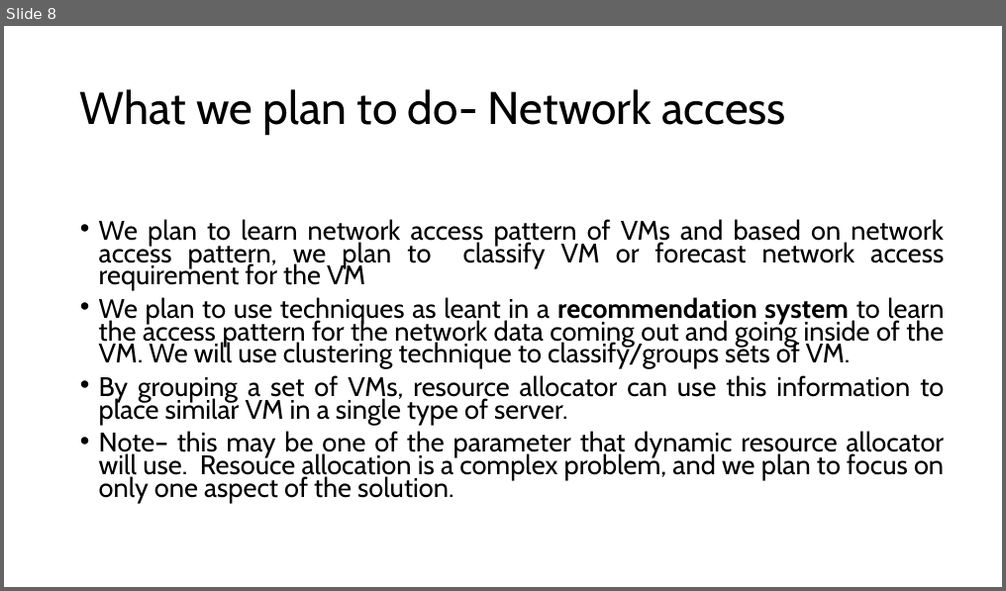
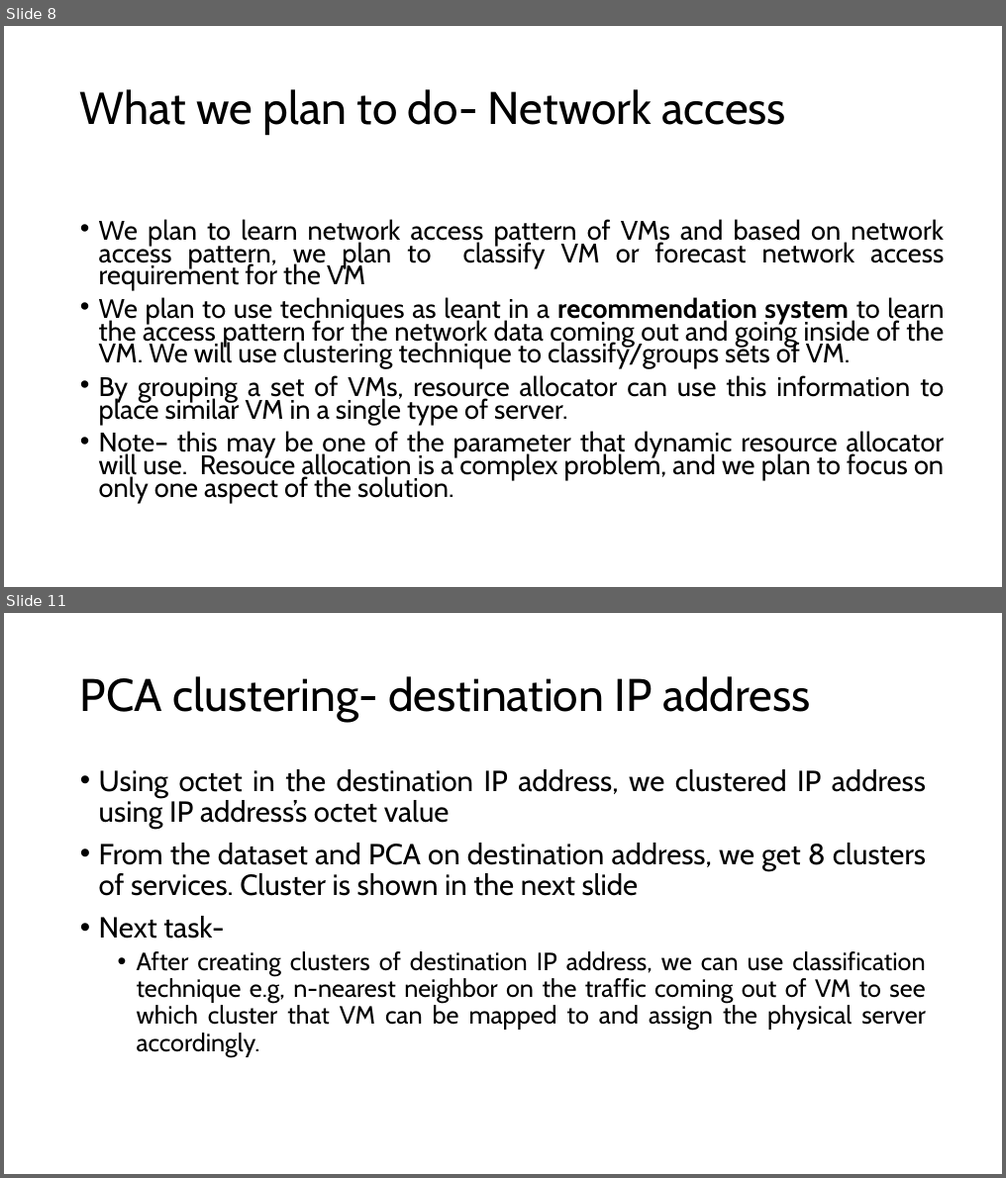
Before and after one commit to ganeriwalg/capstone-project, a slide deck: dra-1.pptx. Shown one above the other, each under a label of ours: slide 8 before the commit, slides 8 and 11 after it; the slides between them are not shown. The pictures are 1006x591 and 1006x1178 pixels, drawn with LibreOffice and Linux fonts; fonts in the diff are those of the drawing. Boxes give left, top, right and bottom in pixels: in the first picture for what was removed or moved away, otherwise in the second. Text is boxed around its words. In the diff, an @@ line names an element or a change of style, - is before the commit and + after.

```diff
--- a/dra-1.pptx
+++ b/dra-1.pptx
@@ slide 11 added at (4,613,1002,1174), background #FFFFFF @@
@@ title added at (80,676,811,722), 44 pt, text #000000 @@
+PCA clustering- destination IP address
@@ text added at (99,769,926,1058), 24 pt, text #000000 @@
+• Using octet in the destination IP address, we clustered IP address using IP address’s octet value
+• From the dataset and PCA on destination address, we get 8 clusters of services. Cluster is shown in the next slide
+• Next task-
+  • After creating clusters of destination IP address, we can use classification technique e.g, n-nearest neighbor on the traffic coming out of VM to see which cluster that VM can be mapped to and assign the physical server accordingly.
```
Also in this commit, not shown: 1 slide changed, 2 other slides added.
